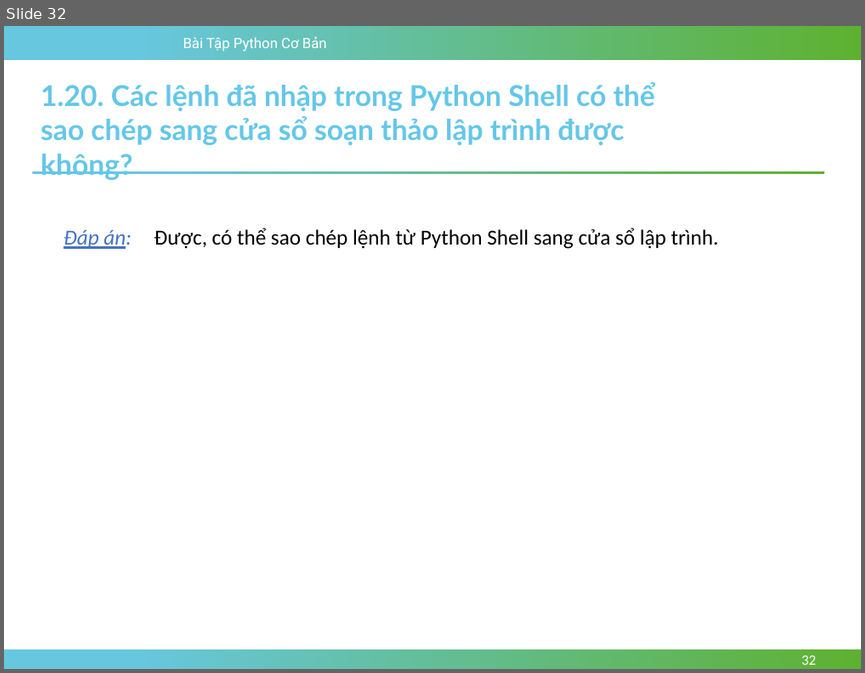
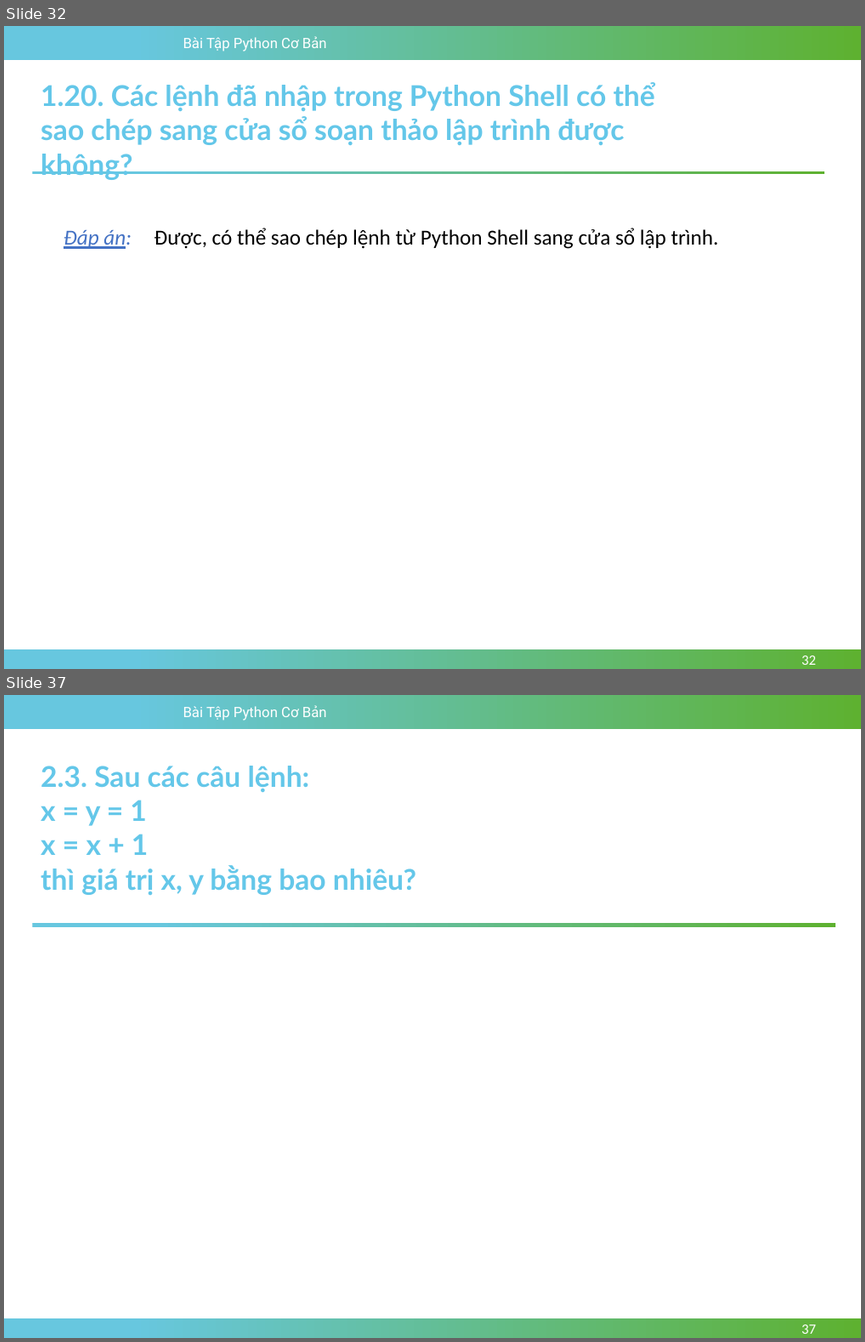
Before and after one commit to TriPhan0511/BaiTapPythonCoBan, a slide deck: documents/slides/Chuong-02-Lam-Quen-Voi-Moi-Truong-Tuong-Tac-Python.pptx. Shown one above the other, each under a label of ours: slide 32 before the commit, slides 32 and 37 after it; the slides between them are not shown. The pictures are 865x673 and 865x1342 pixels, drawn with LibreOffice and Linux fonts; fonts in the diff are those of the drawing; background and template pictures are left out. Boxes give left, top, right and bottom in pixels: in the first picture for what was removed or moved away, otherwise in the second. Text is boxed around its words. In the diff, an @@ line names an element or a change of style, - is before the commit and + after.

```diff
--- a/documents/slides/Chuong-02-Lam-Quen-Voi-Moi-Truong-Tuong-Tac-Python.pptx
+++ b/documents/slides/Chuong-02-Lam-Quen-Voi-Moi-Truong-Tuong-Tac-Python.pptx
@@ slide 37 added at box(4, 695, 861, 1338), background #FFFFFF; not listed: 3 template elements that a slide beside it also shows @@
@@ text added at box(41, 766, 416, 895), 24 pt, text #64C7E9, bold @@
+2.3. Sau các câu lệnh:
+x = y = 1
+x = x + 1
+thì giá trị x, y bằng bao nhiêu?
@@ rectangle added at box(32, 923, 835, 927), fill gradient #67C7DF to #5EB130 @@
@@ page number added at box(801, 1324, 816, 1333), 12 pt, text #FFFFFF @@
+37
```
Also in this commit, not shown: 1 slide changed, 13 other slides added, 10 other files.
